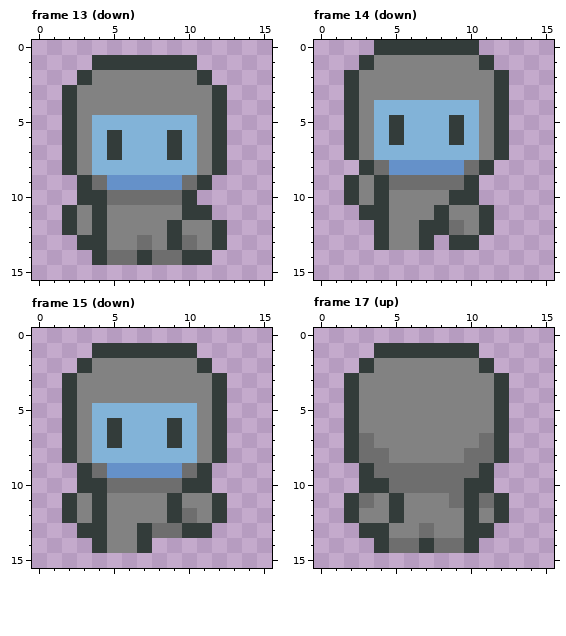
Pixel-art file -- assets/robot.aseprite. This is how it looked before the edit.
16x16 pixels, 24 frames. Shown: frame 13 (down), frame 14 (down), frame 15 (down), frame 17 (up). The commit also changed other frames, which this record leaves out.
New version:
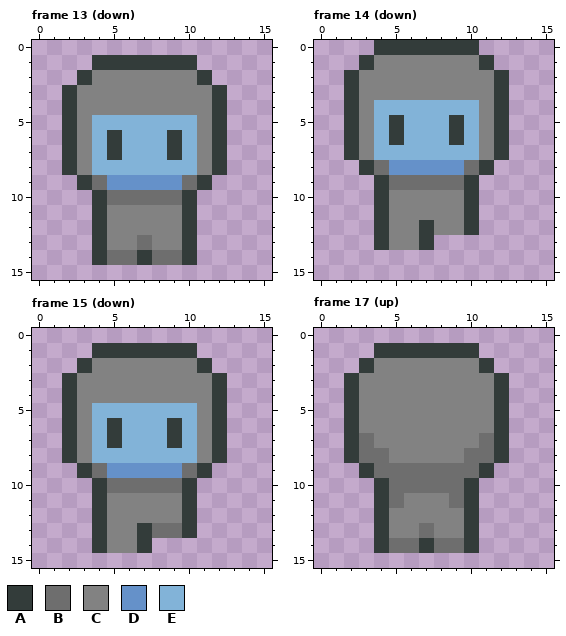
Palette (. is transparent): A #333c3a  B #6e6e6e  C #828282  D #6591c9  E #82b3d8
Difference:
layer "hand 2" now hidden
layer "hand" now hidden
Changed rows in their new state; - is an unchanged pixel.
Frame 13 (down):
first column x 2:
10 -.---------
11 ..-------.-
12 ..-----CA..
13 -.-----CA..
14 ---------.-
Frame 14 (down):
first column x 2:
 9 ..--------
10 ..-----C--
11 -.----C-A.
12 ------CCA.
13 -------..-
Frame 15 (down):
first column x 2:
10 -.-------.-
11 ..-----CA..
12 ..-----CA..
13 -.-------.-
Frame 17 (up):
first column x 2:
10 -.-------.-
11 ..AB-----..
12 ..AC-----..
13 -.-------.-
Changed places in both pictures, as pixel boxes (x1, y1, x2, y2):
erased: (62, 190, 92, 250)
changed: (167, 205, 227, 265)
changed: (344, 175, 494, 250)
erased: (62, 478, 92, 538)
changed: (167, 478, 227, 538)
changed: (344, 478, 404, 538)
erased: (479, 478, 509, 538)
